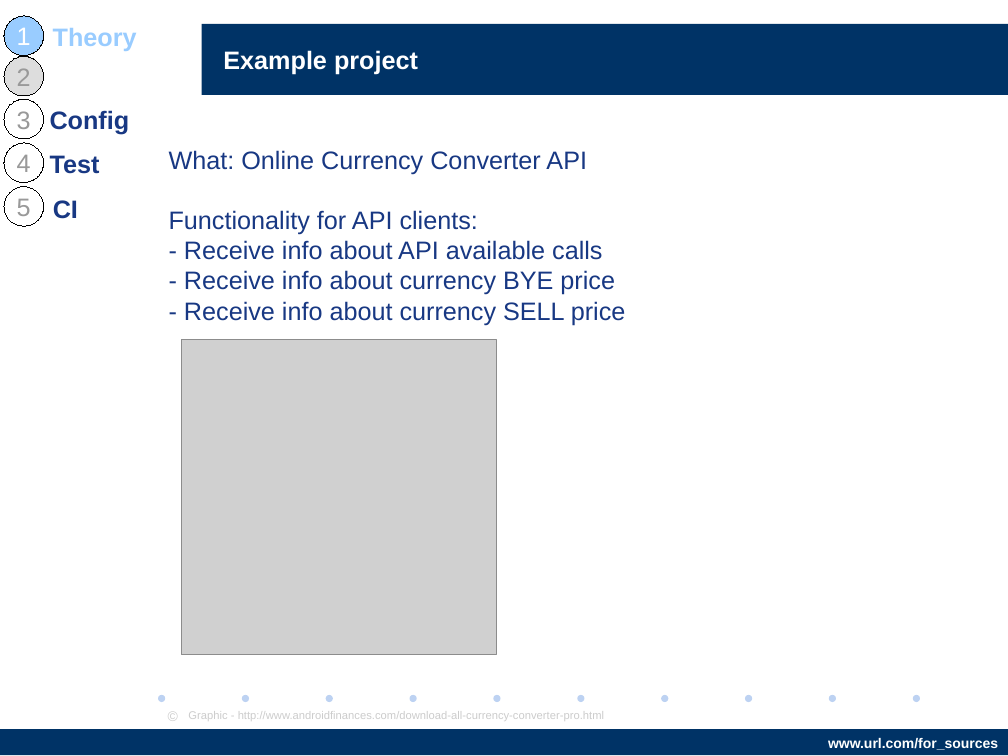
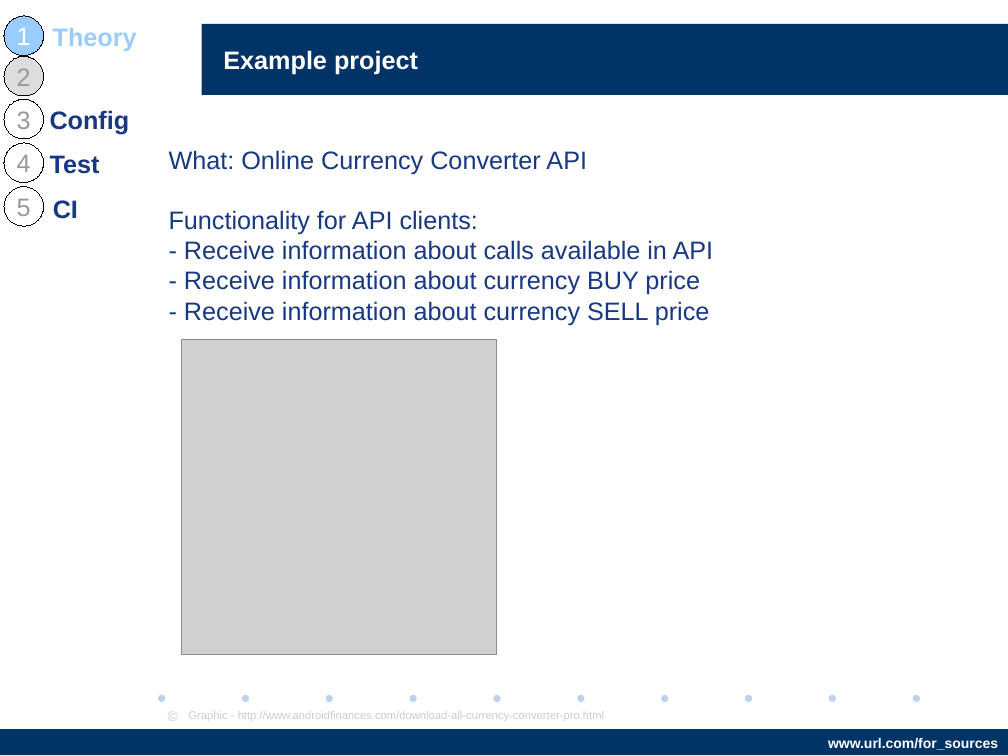
Before and after one commit to AndriiStepura/letslearnapitesting, a slide deck: slide 8 of StartTestingApiWithPostman.odp. Drawn at 1008x756 pixels with LibreOffice and Linux fonts; fonts in the diff are those of the drawing; grey boxes stand for pictures; background and template pictures are left out. Boxes give left, top, right and bottom in pixels: in the first picture for what was removed or moved away, otherwise in the second. Text is boxed around its words. In the diff, an @@ line names an element or a change of style, - is before the commit and + after.

```diff
--- a/StartTestingApiWithPostman.odp
+++ b/StartTestingApiWithPostman.odp
@@ text at [184, 240, 714, 325]: text changed @@
-- Receive info about API available calls
-- Receive info about currency BYE price
-- Receive info about currency SELL price
+- Receive information about calls available in API
+- Receive information about currency BUY price
+- Receive information about currency SELL price
```
Also in this commit, not shown: 8 other slides changed, 9 slides added, 7 other files.
